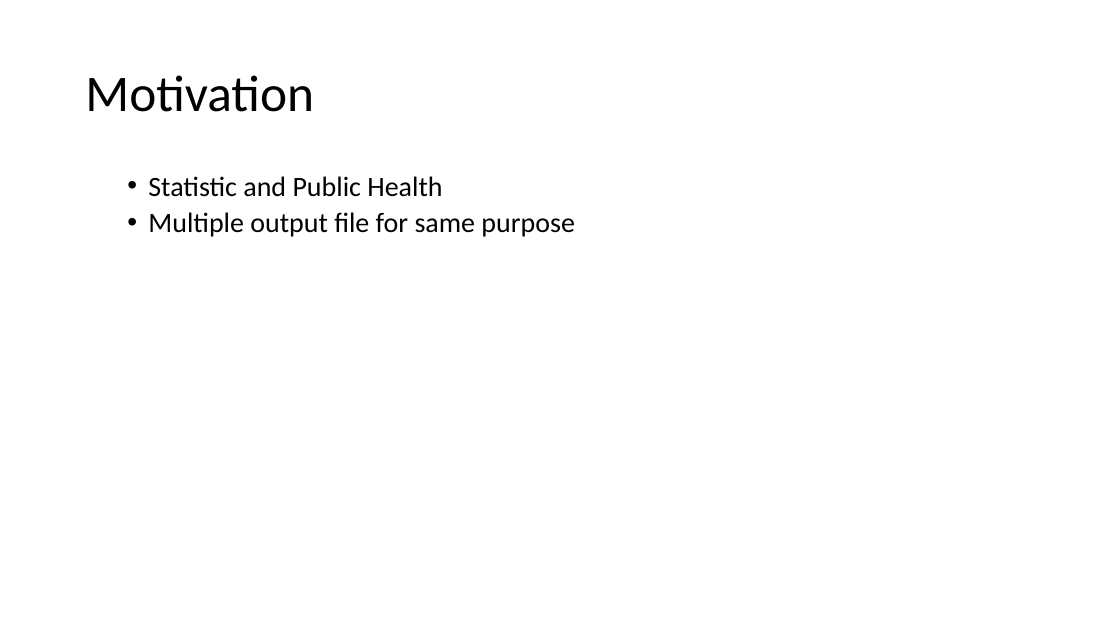
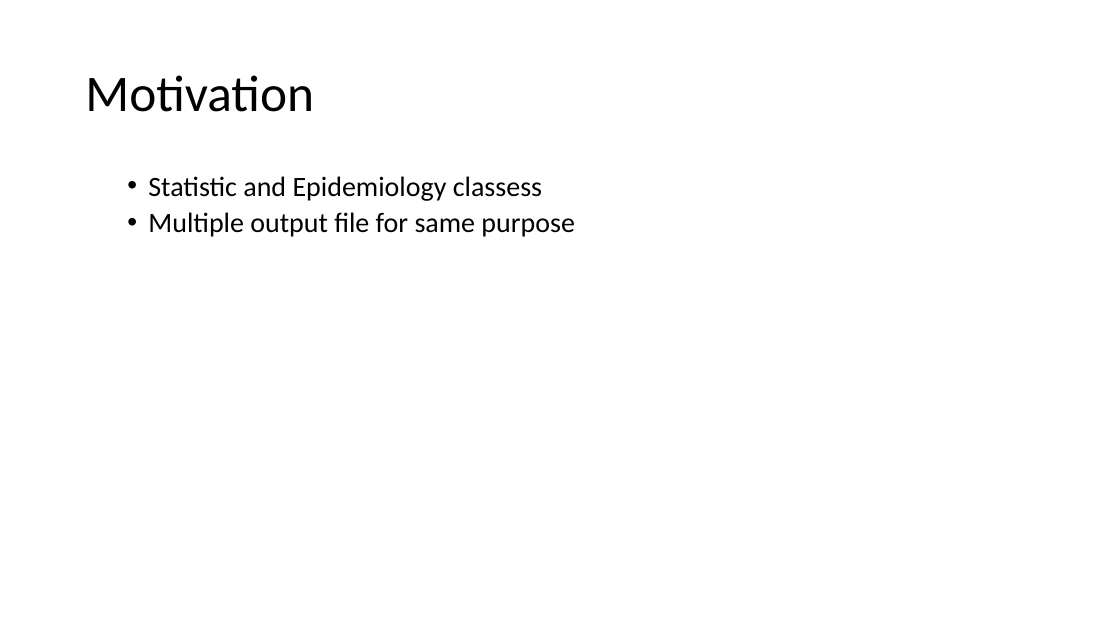
Before and after one commit to MohdAzmiSuliman/PHClassWRMD, a slide deck: slide 3 of PHClassWRMd.pptx. Drawn at 1120x630 pixels with LibreOffice and Linux fonts; fonts in the diff are those of the drawing; background and template pictures are left out. Boxes give left, top, right and bottom in pixels: in the first picture for what was removed or moved away, otherwise in the second. Text is boxed around its words. In the diff, an @@ line names an element or a change of style, - is before the commit and + after.

```diff
--- a/PHClassWRMd.pptx
+++ b/PHClassWRMd.pptx
@@ text at (148, 176, 542, 201): text changed @@
-  • Statistic and Public Health
+  • Statistic and Epidemiology classess
```
Also in this commit, not shown: 1 other slide changed, 5 slides added, 7 other files.
